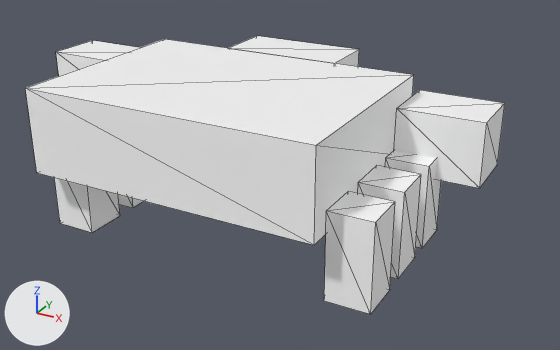
Renders of the glTF model models/creatures/crab/model.gltf from each side of a commit.
Rendered twice from a 50 mm camera at (1.136, -1.748, 1.064) aimed at (0.106, 0.124, 0.128). Every picture has the same lights, and +X, +Y and +Z are marked at lower left. The first picture is the older version. Mesh edges are drawn as thin lines. Vertices at exactly the same position are counted once.
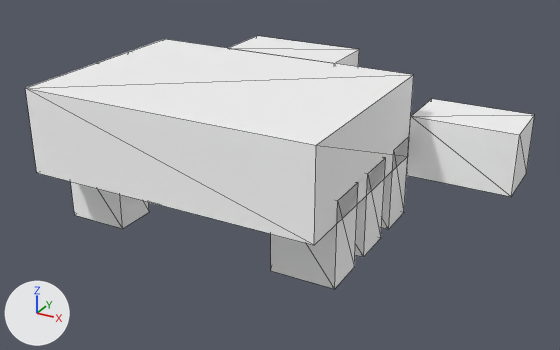
Changed parts and their boxes [x1, y1, x2, y2] in the pictures (560 x 350 px; the box of a moved part takes in the faces that stretch with it):
```json
{"object": "mesh", "change": "reshaped", "before": [25, 36, 505, 314], "after": [25, 36, 534, 289], "on screen": "6% wider, 9% shorter"}
{"part": 1, "of": "me_mesh_0", "change": "moved or reshaped", "before": [56, 40, 140, 76], "after": [229, 36, 359, 67]}
{"part": 2, "of": "me_mesh_0", "change": "moved or reshaped", "before": [394, 90, 505, 188], "on screen": "not visible afterwards"}
{"part": 3, "of": "me_mesh_0", "change": "moved or reshaped", "before": [229, 36, 359, 67], "after": [407, 99, 534, 197]}
{"part": 4, "of": "me_mesh_0", "change": "moved or reshaped", "before": [385, 150, 441, 248], "after": [382, 137, 409, 229]}
{"part": 5, "of": "me_mesh_0", "change": "moved or reshaped", "before": [118, 194, 144, 208], "on screen": "not visible afterwards"}
{"part": 6, "of": "me_mesh_0", "change": "moved or reshaped", "before": [358, 166, 421, 279], "after": [355, 158, 386, 257]}
{"part": 7, "of": "me_mesh_0", "change": "moved or reshaped", "before": [54, 178, 120, 233], "after": [71, 182, 149, 229]}
{"part": 8, "of": "me_mesh_0", "change": "moved or reshaped", "before": [324, 191, 395, 314], "after": [271, 183, 358, 289]}
```

Edits to the scene script, one JSON object a line:
```json
{"block": "me_mesh_0", "where": "# used by ob_mesh; location = (0.0, 0.0, 0.0)"}
{"op": "remove", "block": "me_mesh_0", "code": "me_mesh_0.from_pydata(...)  # 80 vertices, 120 faces; spans x -0.81..0.69, y -0.31..0.5, z 0.0..0.44"}
{"op": "add", "block": "me_mesh_0", "code": "me_mesh_0.from_pydata(...)  # 80 vertices, 120 faces; spans x -0.75..0.75, y -0.31..0.5, z 0.0..0.44"}
{"block": "me_mesh_0", "change": "me_mesh_0 part 1: the loose piece of 8 vertices spanning x -0.81..-0.44, y 0.19..0.38, z 0.19..0.38 is moved by (0.62, 0.12, 0.06)"}
{"block": "me_mesh_0", "change": "me_mesh_0 part 2: the loose piece of 8 vertices spanning x 0.44..0.69, y 0.19..0.38, z 0.19..0.38 is scaled about its middle by (1.25, 1, 1), then moved by (-1.16, 0.12, -0.06)"}
{"block": "me_mesh_0", "change": "me_mesh_0 part 3: the loose piece of 8 vertices spanning x -0.19..0.19, y 0.31..0.5, z 0.25..0.44 is scaled about its middle by (0.833, 1, 1), then moved by (0.59, 0.0, -0.12)"}
{"block": "me_mesh_0", "change": "me_mesh_0 part 4: the loose piece of 8 vertices spanning x 0.44..0.56, y 0.12..0.25, z 0.0..0.25 is scaled about its middle by (1.5, 1, 1), then moved by (-0.16, 0.06, 0.0)"}
{"block": "me_mesh_0", "change": "me_mesh_0 part 5: the loose piece of 8 vertices spanning x -0.44..-0.31, y -0.06..0.06, z 0.0..0.25 is scaled about its middle by (1.5, 1, 1), then moved by (0.03, 0.06, 0.0)"}
{"block": "me_mesh_0", "change": "me_mesh_0 part 6: the loose piece of 8 vertices spanning x 0.44..0.56, y -0.06..0.06, z 0.0..0.25 is scaled about its middle by (1.5, 1, 1), then moved by (-0.16, 0.06, 0.0)"}
{"block": "me_mesh_0", "change": "me_mesh_0 part 7: the loose piece of 8 vertices spanning x -0.44..-0.31, y -0.25..-0.12, z 0.0..0.25 is scaled about its middle by (1.5, 1, 1), then moved by (0.03, 0.06, 0.0)"}
{"block": "me_mesh_0", "change": "me_mesh_0 part 8: the loose piece of 8 vertices spanning x 0.44..0.56, y -0.25..-0.12, z 0.0..0.25 is scaled about its middle by (1.5, 1, 1), then moved by (-0.16, 0.06, 0.0)"}
{"block": "me_mesh_0", "change": "other edits to the shape of me_mesh_0 do not show in these pictures"}
```
